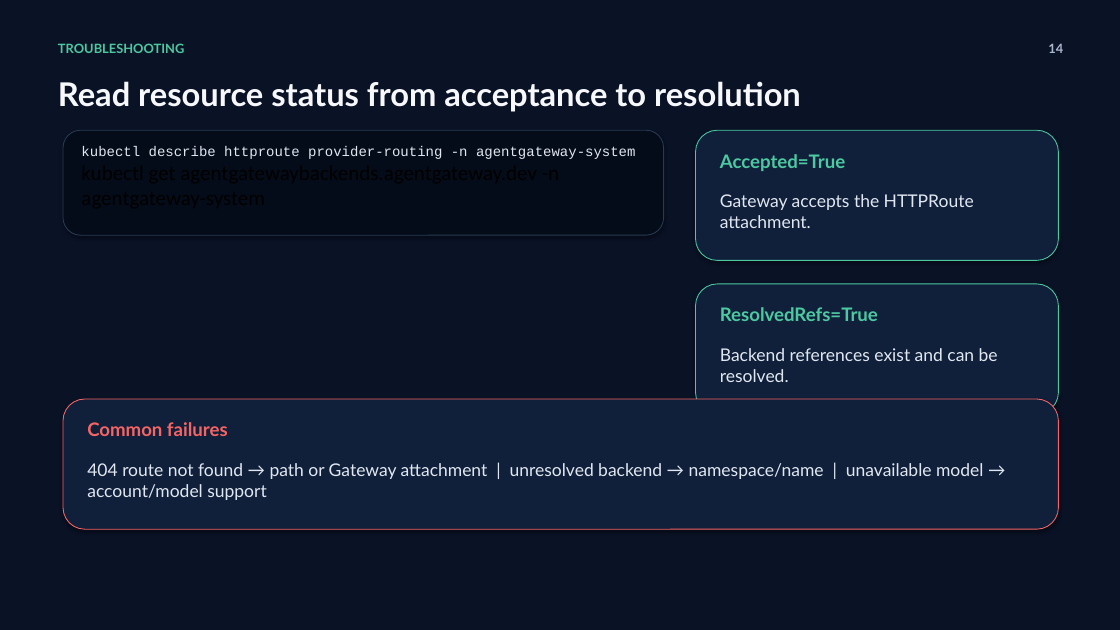
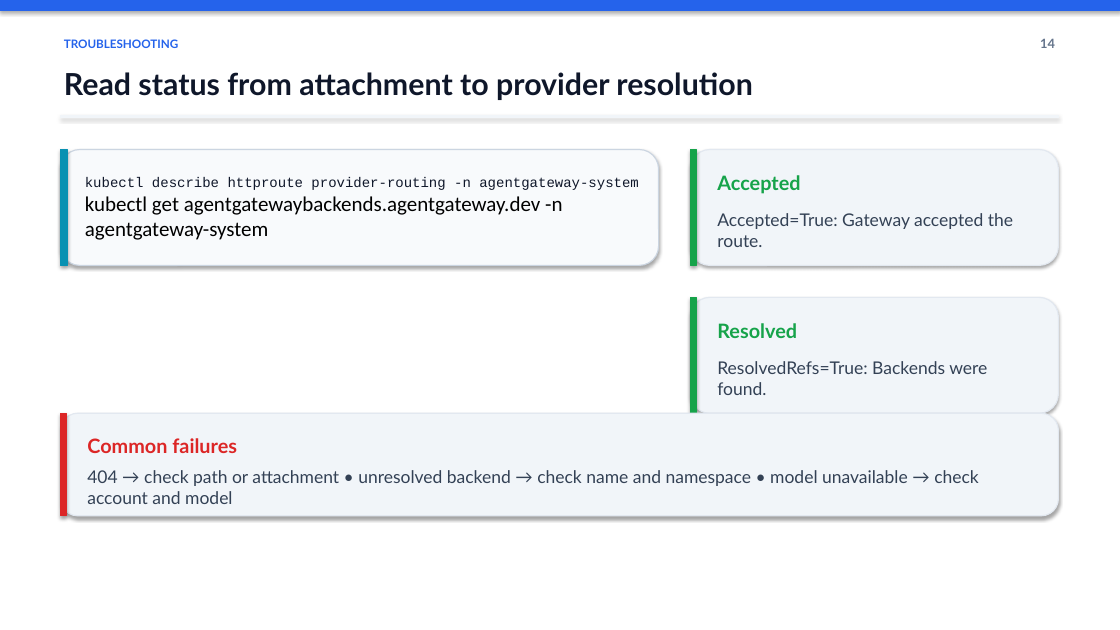
Before and after one commit to mohamedlotfy95/Elsherif-Agentgateway-Labs, a slide deck: slide 14 of docs/presentation/Agentgateway_LLM_Routing_Workshop.pptx. Drawn at 1120x630 pixels with LibreOffice and Linux fonts; fonts in the diff are those of the drawing. Boxes give left, top, right and bottom in pixels: in the first picture for what was removed or moved away, otherwise in the second. Text is boxed around its words. In the diff, an @@ line names an element or a change of style, - is before the commit and + after.

Commit message:
docs: update Agentgateway LLM Routing Workshop presentation

```diff
--- a/docs/presentation/Agentgateway_LLM_Routing_Workshop.pptx
+++ b/docs/presentation/Agentgateway_LLM_Routing_Workshop.pptx
@@ background #0A1226 to #FFFFFF @@
@@ rectangle added at [0,0,1120,10], fill #2563EB, outline #2563EB 1 pt @@
@@ text "TROUBLESHOOTING" at [64,39,178,48]: size 11 to 10 pt, text colour #4CC9A1 to #2563EB; vertical alignment top to middle @@
@@ text "14": place and size @@
-text "14" at [1048,43,1063,53]
+text "14" at [1040,38,1055,48]
@@ text "14" at [1040,38,1055,48]: text colour #AAB7CD to #64748B; vertical alignment top to middle @@
@@ text at [64,72,753,100]: text changed; size 28 to 26 pt; text colour #F6F8FC to #0F172A @@
-Read resource status from acceptance to resolution
+Read status from attachment to provider resolution
@@ rectangle added at [60,116,1059,118], fill #F1F5F9, outline #F1F5F9 1 pt @@
@@ rounded rectangle removed at [696,130,1059,260] @@
@@ rounded rectangle: place and size @@
-rounded rectangle at [63,130,664,235]
+rounded rectangle at [60,150,659,266]
@@ rounded rectangle at [60,150,659,266]: fill #050C19 to #F8FAFC; outline #283A52 0.75 pt to #CBD5E1 1 pt @@
@@ rectangle added at [60,150,67,266], fill #0891B2, outline #0891B2 1 pt @@
@@ text "kubectl describe httproute provider-routing -n ...": place and size @@
-text "kubectl describe httproute provider-routing -n ..." at [81,146,635,159]
+text "kubectl describe httproute provider-routing -n ..." at [85,177,638,240]
@@ text "kubectl describe httproute provider-routing -n ..." at [85,177,638,240]: text colour #E0E7F0 to #0F172A in "kubectl describe httproute provider-routing -n agentgateway- ..."; vertical alignment top to middle @@
@@ rounded rectangle: place and size @@
-rounded rectangle at [696,284,1059,414]
+rounded rectangle at [691,150,1059,266]
@@ rounded rectangle at [691,150,1059,266]: fill #101F3A to #F1F5F9; outline #4CC9A1 0.75 pt to #E2E8F0 1 pt @@
@@ rectangle added at [691,150,697,266], fill #16A34A, outline #16A34A 1 pt @@
@@ text at [717,175,800,194]: text changed; size 16 to 17 pt; text colour #4CC9A1 to #16A34A @@
-Accepted=True
+Accepted
@@ vertical alignment top to middle in 5 elements at [64,72,753,100], [717,175,800,194], [87,470,979,504], [717,361,987,395], [717,213,1013,247] @@
@@ text at [717,213,1013,247]: text changed; text colour #E0E7F0 to #334155 @@
-Gateway accepts the HTTPRoute attachment.
+Accepted=True: Gateway accepted the route.
@@ rounded rectangle added at [691,297,1059,413], fill #F1F5F9, outline #E2E8F0 1 pt @@
@@ rectangle added at [691,297,697,413], fill #16A34A, outline #16A34A 1 pt @@
@@ text added at [717,323,797,338], 17 pt, text #16A34A, bold @@
+Resolved
@@ text removed at [720,348,998,382] @@
-Backend references exist and can be resolved.
@@ text at [717,361,987,395]: text changed; size 16 to 15 pt; text colour #4CC9A1 to #334155; bold off @@
-ResolvedRefs=True
+ResolvedRefs=True: Backends were found.
@@ rounded rectangle: place and size @@
-rounded rectangle at [63,399,1059,529]
+rounded rectangle at [60,413,1059,516]
@@ rounded rectangle at [60,413,1059,516]: fill #101F3A to #F1F5F9; outline #F56565 0.75 pt to #E2E8F0 1 pt @@
@@ rectangle added at [60,413,66,516], fill #DC2626, outline #DC2626 1 pt @@
@@ text "Common failures": place and size @@
-text "Common failures" at [87,422,228,436]
+text "Common failures" at [87,438,237,453]
@@ text "Common failures" at [87,438,237,453]: size 16 to 17 pt, text colour #F56565 to #DC2626; vertical alignment top to middle @@
@@ text at [87,470,979,504]: text changed; text colour #E0E7F0 to #334155 @@
-404 route not found → path or Gateway attachment | unresolved backend → namespace/name | unavailable model → account/model support
+404 → check path or attachment • unresolved backend → check name and namespace • model unavailable → check account and model
```
Also in this commit, not shown: 13 other slides changed, 2 slides added, 2 slides removed.
